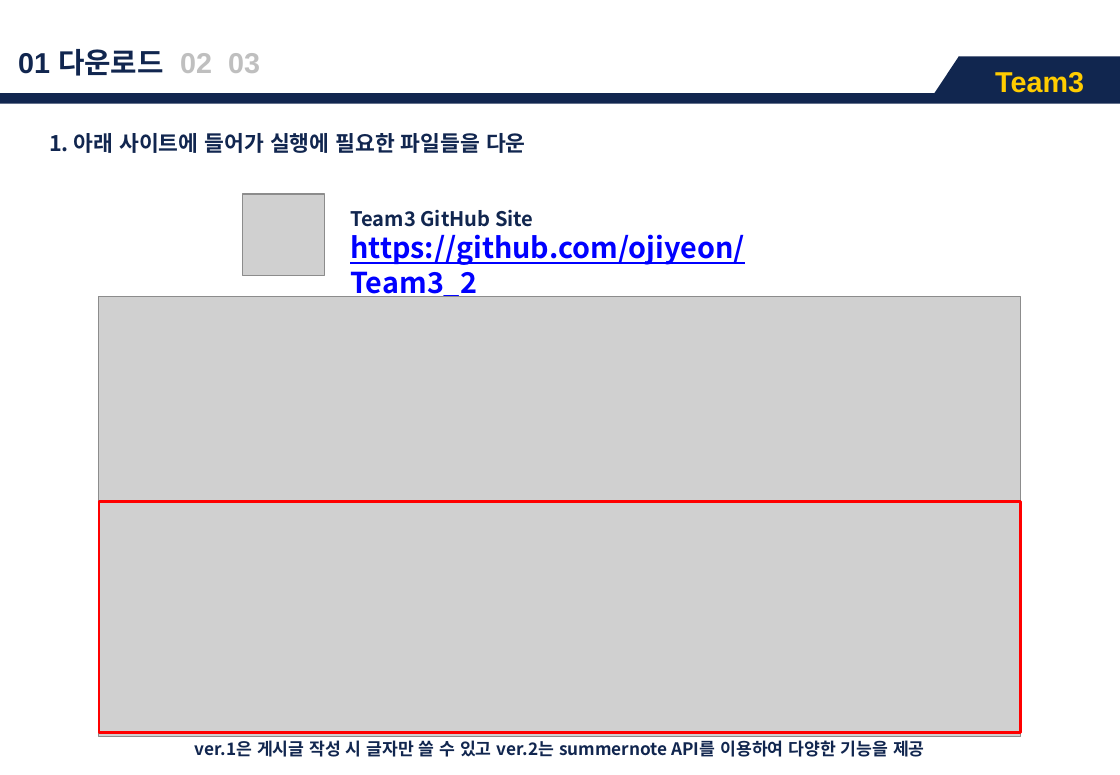
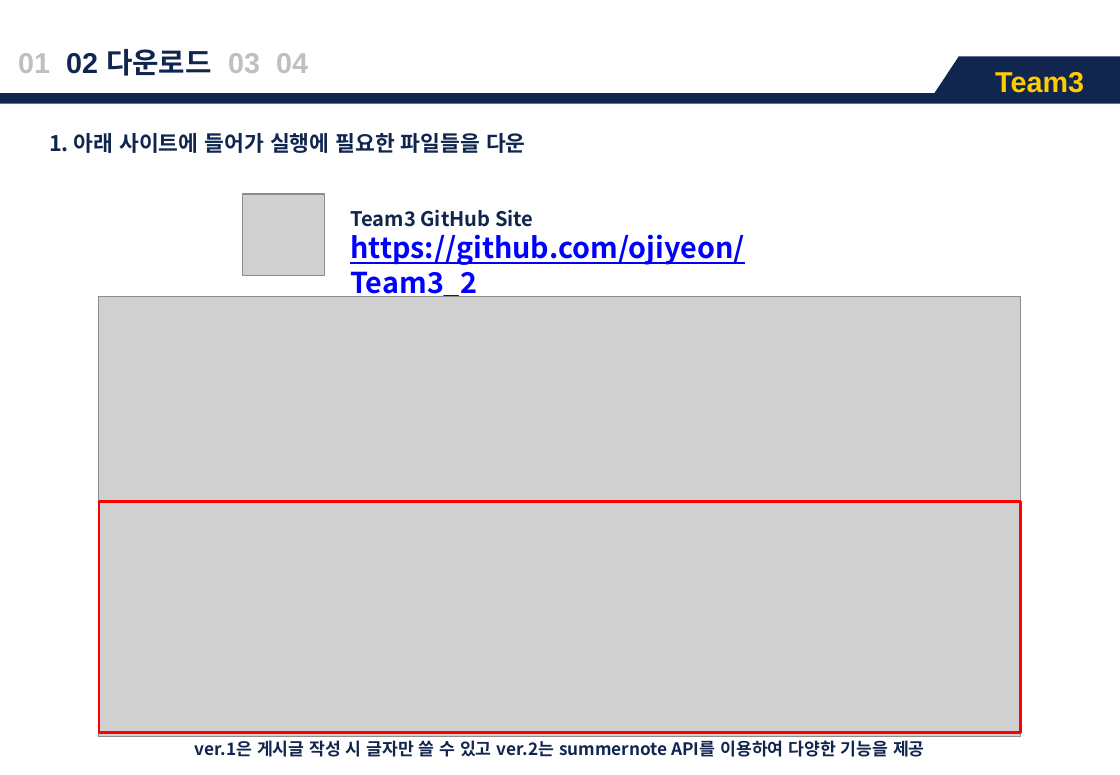
Before and after one commit to ojiyeon/Team3_2, a slide deck: slide 4 of 1_Team3_메뉴얼.pptx (slide 3 before the commit). Drawn at 1120x775 pixels with LibreOffice and Linux fonts; fonts in the diff are those of the drawing; grey boxes stand for pictures. Boxes give left, top, right and bottom in pixels: in the first picture for what was removed or moved away, otherwise in the second. Text is boxed around its words. In the diff, an @@ line names an element or a change of style, - is before the commit and + after.

```diff
--- a/1_Team3_메뉴얼.pptx
+++ b/1_Team3_메뉴얼.pptx
@@ text at <box>18,49,308,76</box>: text changed; text colour #11264F to #BFBFBF @@
-01 다운로드 02 03
+01 02 다운로드 03 04
```
Also in this commit, not shown: 8 other slides changed, 1 slide added.
